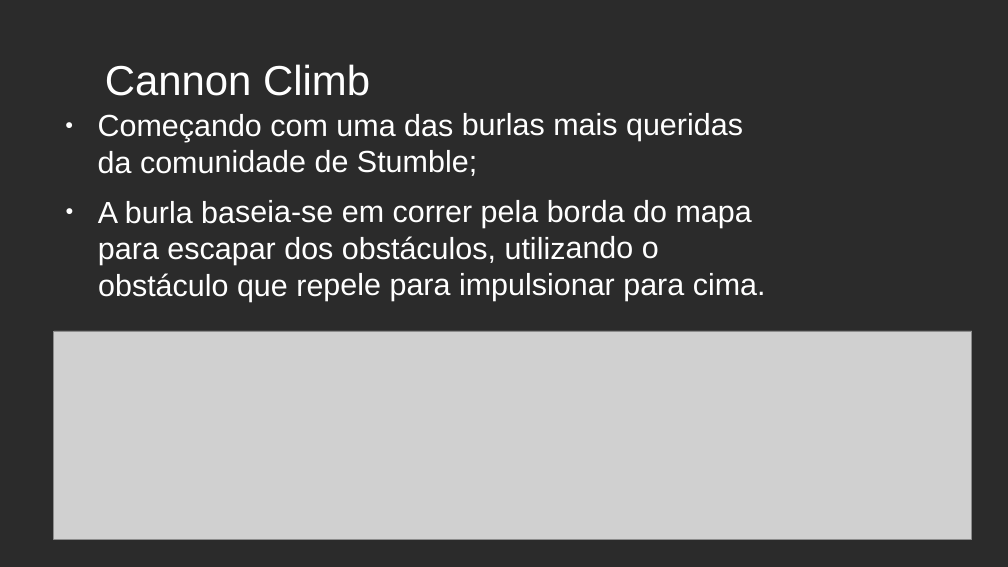
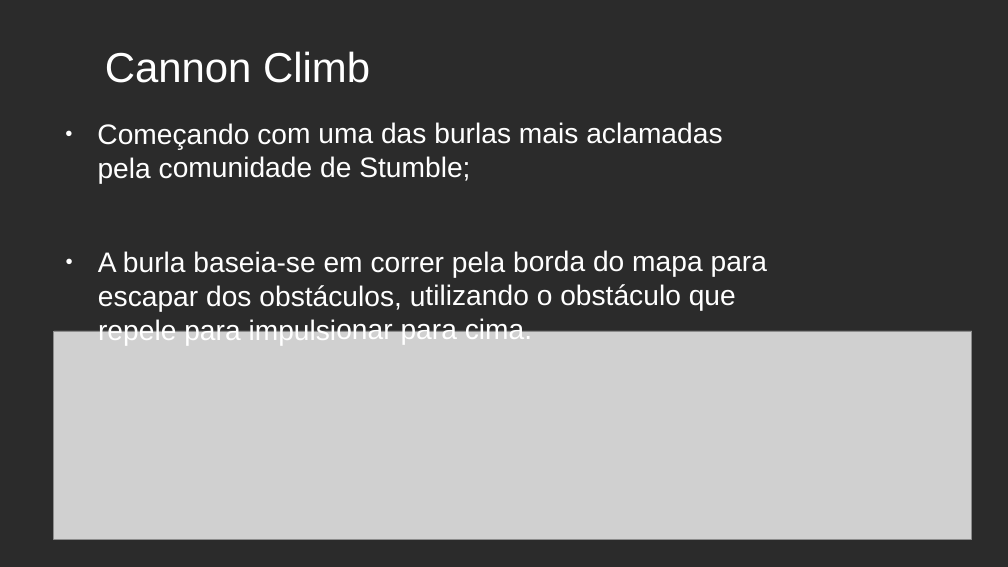
Before and after one commit to bernacastro/repositoriolegal, a slide deck: slide 3 of Strumble.gays.odp. Drawn at 1008x567 pixels with LibreOffice and Linux fonts; fonts in the diff are those of the drawing; grey boxes stand for pictures; background and template pictures are left out; a plain dark background stands for a picture behind light text. Boxes give left, top, right and bottom in pixels: in the first picture for what was removed or moved away, otherwise in the second. Text is boxed around its words. In the diff, an @@ line names an element or a change of style, - is before the commit and + after.

```diff
--- a/Strumble.gays.odp
+++ b/Strumble.gays.odp
@@ title "Cannon Climb": place and size @@
-title "Cannon Climb" at bbox=[105, 64, 370, 96]
+title "Cannon Climb" at bbox=[105, 51, 370, 83]
@@ text "Começando com uma das burlas ...": place and size @@
-text "Começando com uma das burlas ..." at bbox=[98, 113, 766, 302]
+text "Começando com uma das burlas ..." at bbox=[97, 122, 767, 345]
@@ text at bbox=[97, 122, 722, 183]: text changed; size 24 to 22.2 pt @@
-● Começando com uma das burlas mais queridas da comunidade de Stumble;
+● Começando com uma das burlas mais aclamadas pela comunidade de Stumble;
@@ text at bbox=[98, 250, 767, 345]: size 24 to 22.2 pt in "A burla baseia-se em correr pela borda ..." @@
```
Also in this commit, not shown: 4 other slides changed.
